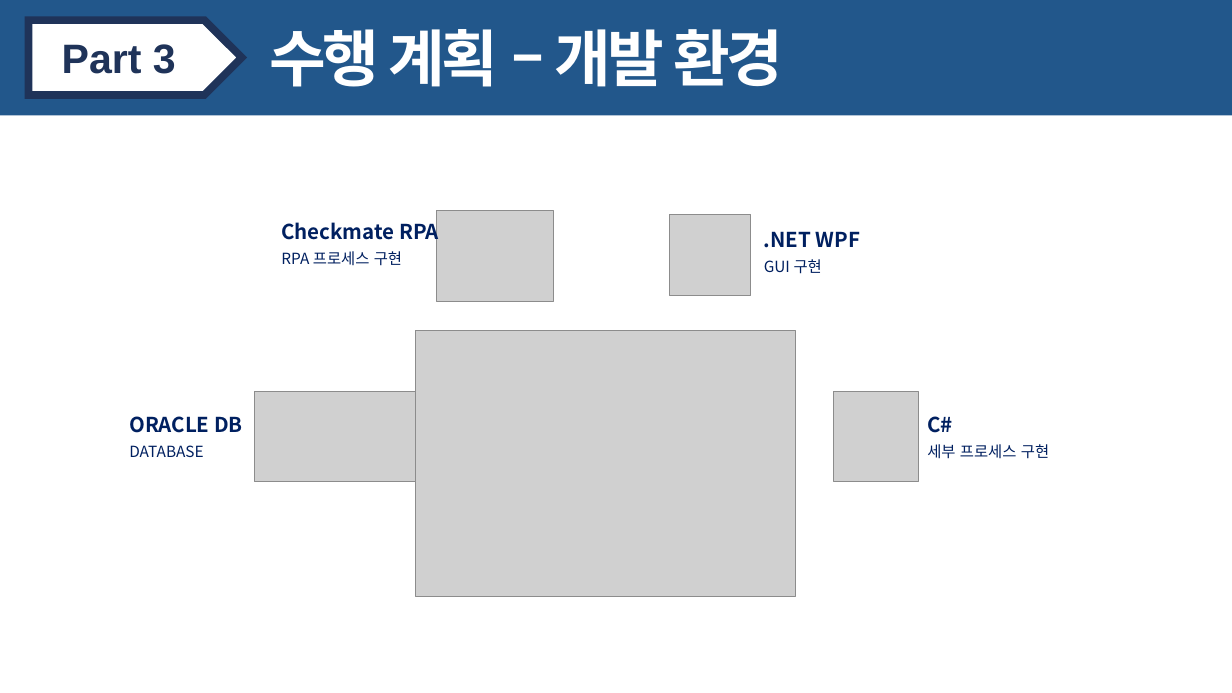
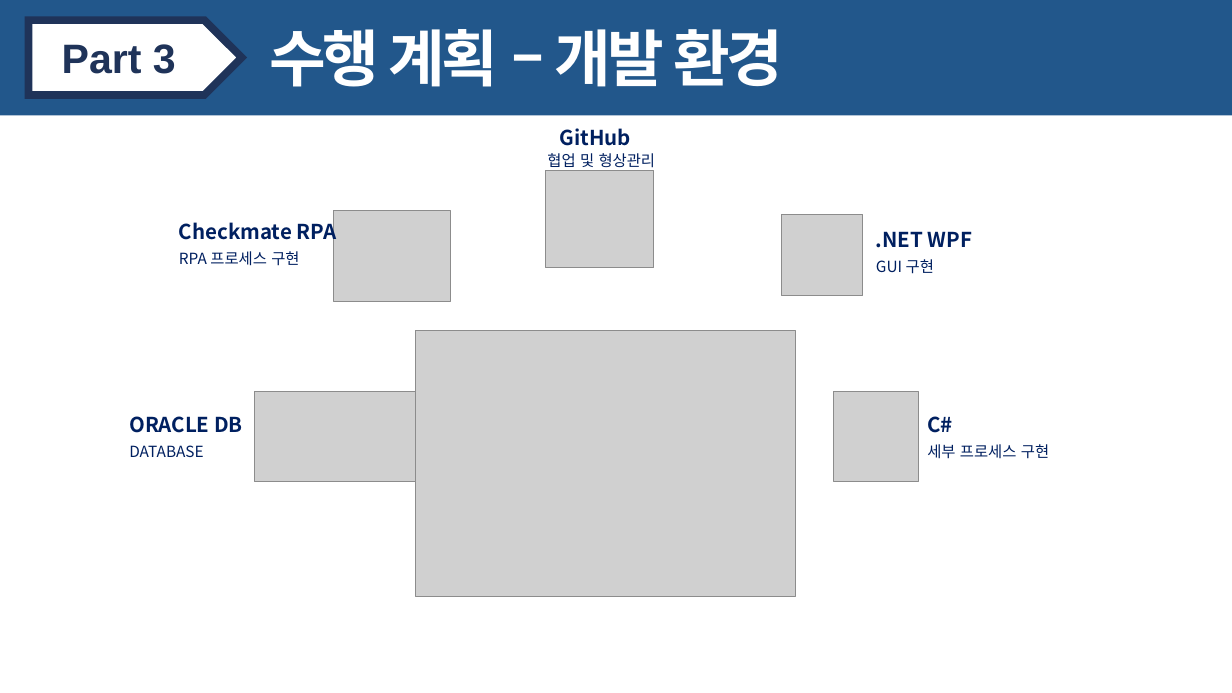
Before and after one commit to CSID-DGU/2019-2-ESCD-Yanghwa, a slide deck: slide 12 of 발표자료 및 보고서/프로젝트 진행계획 발표자료(양화대교).pptx. Drawn at 1232x693 pixels with LibreOffice and Linux fonts; fonts in the diff are those of the drawing; grey boxes stand for pictures. Boxes give left, top, right and bottom in pixels: in the first picture for what was removed or moved away, otherwise in the second. Text is boxed around its words. In the diff, an @@ line names an element or a change of style, - is before the commit and + after.

```diff
--- a/발표자료 및 보고서/프로젝트 진행계획 발표자료(양화대교).pptx
+++ b/발표자료 및 보고서/프로젝트 진행계획 발표자료(양화대교).pptx
@@ text added at <box>560,128,631,146</box>, 16 pt, text #002060, bold @@
+GitHub
@@ picture added at <box>546,170,654,268</box> @@
@@ text added at <box>547,153,656,171</box>, 12 pt, text #002060 @@
+협업 및 형상관리
@@ text "Checkmate RPA": place and size @@
-text "Checkmate RPA" at <box>281,219,439,245</box>
+text "Checkmate RPA" at <box>179,219,337,245</box>
@@ picture: place and size @@
-picture at <box>436,211,553,301</box>
+picture at <box>334,211,450,301</box>
@@ picture: place and size @@
-picture at <box>669,214,750,296</box>
+picture at <box>782,214,863,296</box>
@@ text ".NET WPF": place and size @@
-text ".NET WPF" at <box>764,231,860,248</box>
+text ".NET WPF" at <box>876,231,972,248</box>
@@ text "RPA 프로세스 구현": place and size @@
-text "RPA 프로세스 구현" at <box>281,251,402,266</box>
+text "RPA 프로세스 구현" at <box>179,251,299,266</box>
@@ text "GUI 구현": place and size @@
-text "GUI 구현" at <box>764,259,822,274</box>
+text "GUI 구현" at <box>876,259,934,274</box>
```
Also in this commit, not shown: 1 other slide changed.
